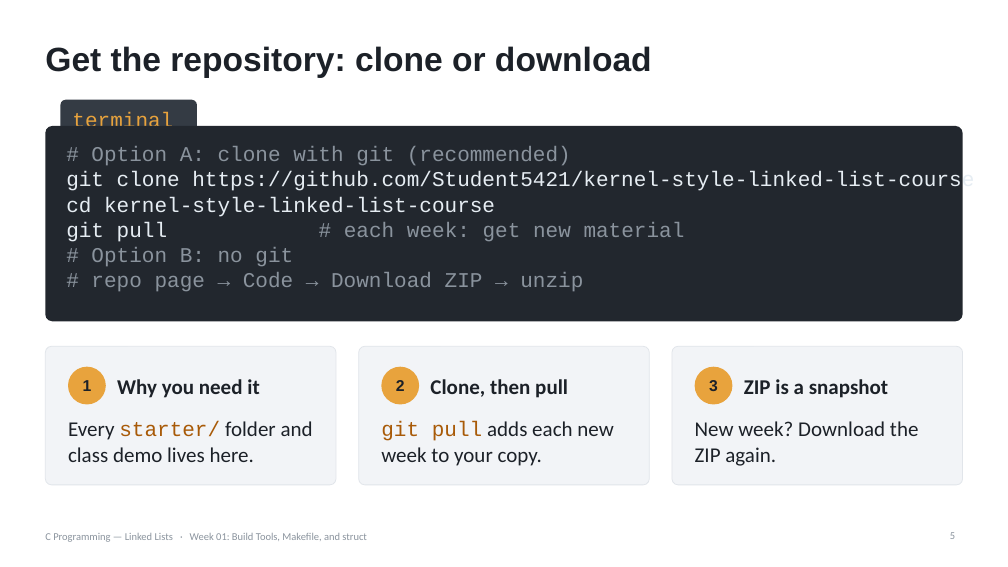
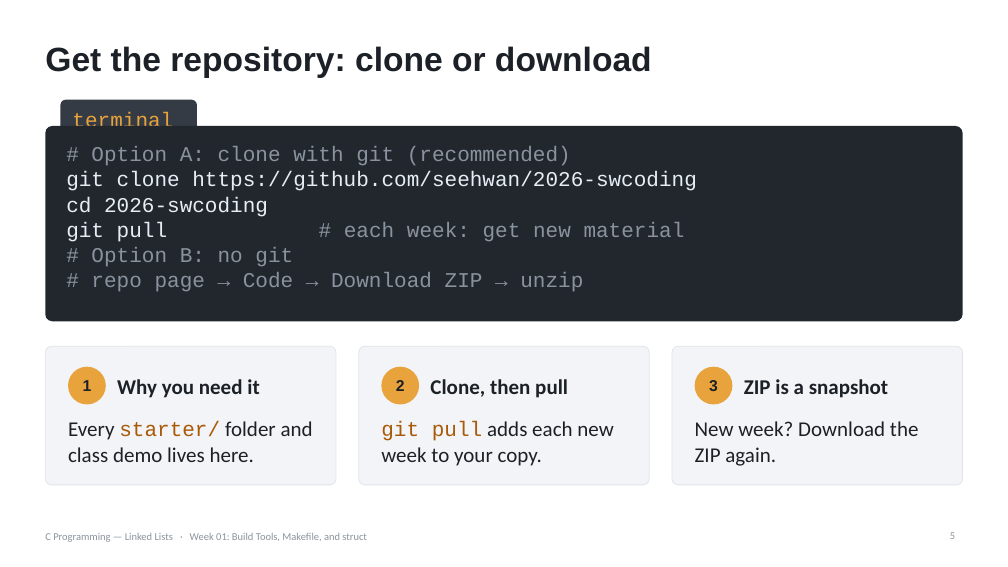
Before and after one commit to Student5421/kernel-style-linked-list-course, a slide deck: slide 5 of lectures/week01-struct/week01-slides.pptx. Drawn at 1008x567 pixels with LibreOffice and Linux fonts; fonts in the diff are those of the drawing. Boxes give left, top, right and bottom in pixels: in the first picture for what was removed or moved away, otherwise in the second. Text is boxed around its words. In the diff, an @@ line names an element or a change of style, - is before the commit and + after.

```diff
--- a/lectures/week01-struct/week01-slides.pptx
+++ b/lectures/week01-struct/week01-slides.pptx
@@ text in rounded rectangle at [66,171,697,217]: text changed @@
-git clone https://github.com/Student5421/kernel-style-linked-list-course
-cd kernel-style-linked-list-course
+git clone https://github.com/seehwan/2026-swcoding
+cd 2026-swcoding
```
Also in this commit, not shown: 22 other files.
